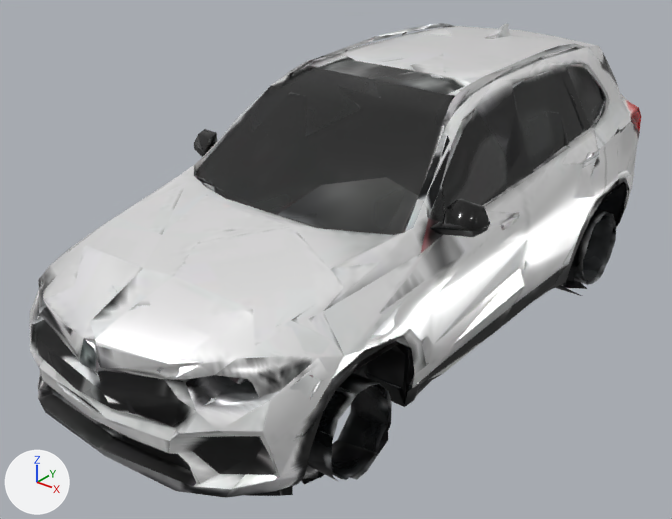
Renders of the glTF model apps/web/public/assets/vehicles/bmw-x5-v1.glb from each side of a commit.
Both versions are drawn from a camera (50 mm lens) standing at (3.39, -4.71, 3.34) and looking at (-0.2, -0.23, 0.57). Every picture has the same lights, and +X, +Y and +Z are marked at lower left. The picture after the commit comes second. Where no turn or scale is listed for an object, it has been applied to the vertices. Vertices at exactly the same position are counted once.

The older version as bpy lines, for what is in view:
```python
mat_paint = bpy.data.materials.new('paint')
mat_paint.use_nodes = True; mat_paint.node_tree.nodes.clear()
_N = mat_paint.node_tree.nodes; _L = mat_paint.node_tree.links
n0 = _N.new('ShaderNodeBsdfPrincipled'); n0.name = 'Principled BSDF'
n0.inputs[1].default_value = 0.5  # 'Metallic'
n0.inputs[2].default_value = 0.3  # 'Roughness'
n1 = _N.new('ShaderNodeOutputMaterial'); n1.name = 'Material Output'
n2 = _N.new('ShaderNodeTexImage'); n2.name = 'Image Texture'
n2.image = img_base_colour
n3 = _N.new('ShaderNodeNormalMap'); n3.name = 'Normal Map'
n3.uv_map = 'UVMap'
n4 = _N.new('ShaderNodeTexImage'); n4.name = 'Image Texture.001'
n4.image = img_normal
_L.new(n0.outputs[0], n1.inputs[0])  # 'BSDF' to 'Surface'
_L.new(n2.outputs[0], n0.inputs[0])  # 'Color' to 'Base Color'
_L.new(n3.outputs[0], n0.inputs[5])  # 'Normal' to 'Normal'
_L.new(n4.outputs[0], n3.inputs[1])  # 'Color' to 'Color'
me_paint = bpy.data.meshes.new('paint')
me_paint.from_pydata(...)  # 2934 vertices, 4480 faces; spans x -1.04..1.04, y -2.46..2.46, z -0.85..0.85
me_paint.materials.append(mat_paint)
me_trim = bpy.data.meshes.new('trim')
me_trim.from_pydata(...)  # 4514 vertices, 6674 faces; spans x -1.13..1.13, y -2.46..2.46, z -0.95..0.95
me_trim.materials.append(mat_trim)
ob_paint = bpy.data.objects.new('paint', me_paint)
ob_paint.location = (0.003, 0.025, 1.052)
ob_trim = bpy.data.objects.new('trim', me_trim)
ob_trim.location = (0.0, 0.027, 0.949)
```
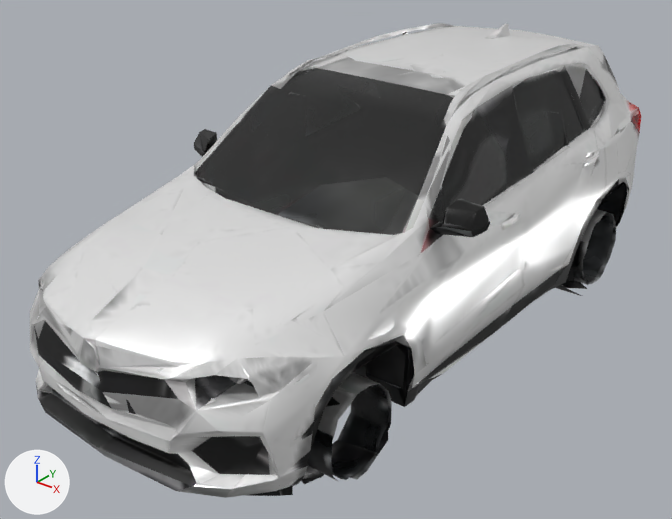
Where the newer file only moved an object's origin or applied its transform, the numbers keep the older frame.

Changed parts and their boxes (x1, y1, x2, y2) in the pictures (672 x 519 px):
'paint', surface changed, reshaped, moved: (30, 23, 639, 498) in both
'trim', reshaped: before (30, 24, 639, 498); after (34, 32, 627, 496)
part 1 of me_paint, built on: before (30, 23, 639, 496); after (30, 23, 639, 498)
part 2 of me_trim, deleted (mostly hidden): before (178, 37, 639, 376)
part 3 of me_trim, reshaped (mostly hidden afterwards): before (30, 24, 638, 498); after (36, 129, 616, 476)

The change, as a diff of the scene's bpy script:
```diff
--- a/apps/web/public/assets/vehicles/bmw-x5-v1.glb.py
+++ b/apps/web/public/assets/vehicles/bmw-x5-v1.glb.py
@@ img_paint_shading @@
+img_paint_shading = load_image('paint shading', '_unpacked/paint_shading', 512, 512, 'sRGB')
@@ mat_paint @@
 n2 = _N.new('ShaderNodeTexImage'); n2.name = 'Image Texture'
-n2.image = img_base_colour
+n2.image = img_paint_shading
 n3 = _N.new('ShaderNodeNormalMap'); n3.name = 'Normal Map'
@@ me_paint @@
 # used by ob_paint; location = (0.003, 0.025, 1.052)
-me_paint.from_pydata(...)  # 2934 vertices, 4480 faces; spans x -1.04..1.04, y -2.46..2.46, z -0.85..0.85
+me_paint.from_pydata(...)  # 3165 vertices, 5486 faces; spans x -1.04..1.04, y -2.46..2.46, z -0.85..0.85
+# me_paint part 1: 6 vertices moved from x -0.77..1.0, y -2.31..2.02, z -0.36..0.45 to x -0.77..1.0, y -2.31..2.07, z -0.36..0.35; 235 vertices removed from x -1.03..1.01, y -2.45..2.46, z -0.83..0.79; 501 vertices added at x -1.04..1.04, y -2.45..2.42, z -0.77..0.8
+# other edits to the shape of me_paint do not show in these pictures
 me_paint.materials.append(mat_paint)
@@ me_trim @@
 # used by ob_trim; location = (0.0, 0.027, 0.949)
-me_trim.from_pydata(...)  # 4514 vertices, 6674 faces; spans x -1.13..1.13, y -2.46..2.46, z -0.95..0.95
+me_trim.from_pydata(...)  # 3706 vertices, 5674 faces; spans x -1.13..1.13, y -2.46..2.46, z -0.95..0.92
+# me_trim part 2: 44 loose pieces with 174 vertices, spanning x -1.0..1.0, y -2.34..2.39, z -0.33..0.95, are deleted
+# me_trim part 3: 5 vertices moved from x -0.77..0.97, y -1.81..2.31, z -0.33..0.24 to x -0.82..1.0, y -1.82..2.31, z -0.34..0.24; 661 vertices removed from x -1.06..1.04, y -2.45..2.44, z -0.84..0.91; 27 vertices added at x -1.09..1.03, y -2.42..2.28, z -0.93..0.45
 me_trim.materials.append(mat_trim)
@@ ob_paint @@
 ob_paint = bpy.data.objects.new('paint', me_paint)
-ob_paint.location = (0.003, 0.025, 1.052)
+ob_paint.location = (0.0, 0.025, 1.052)
```
